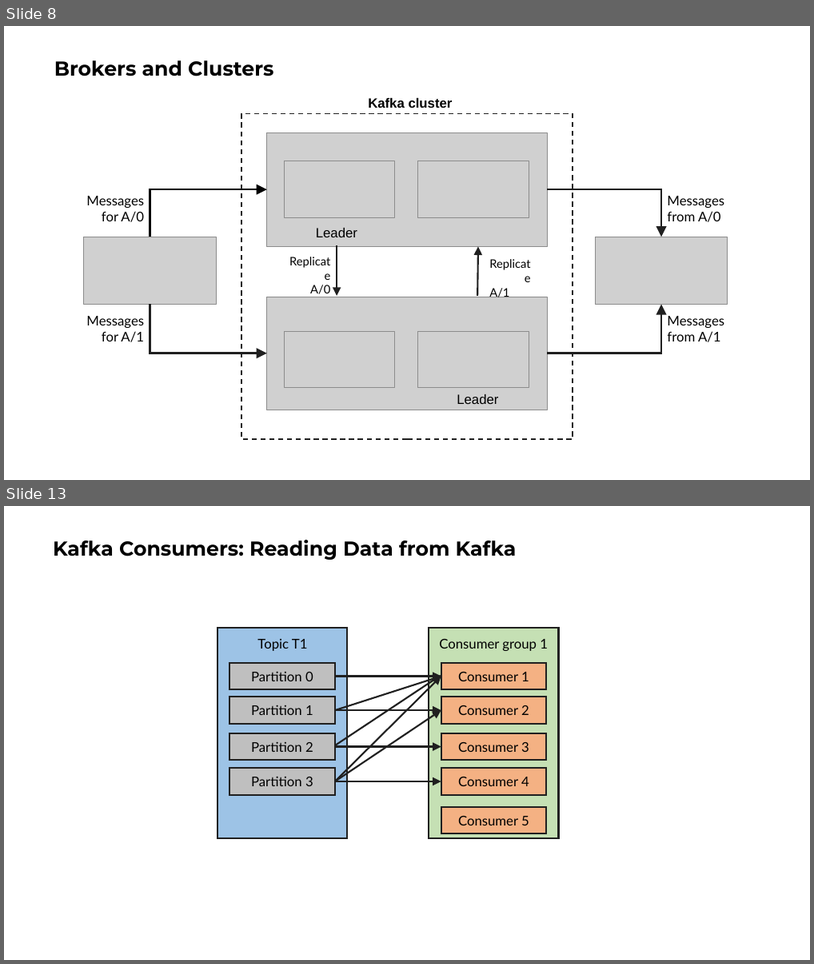
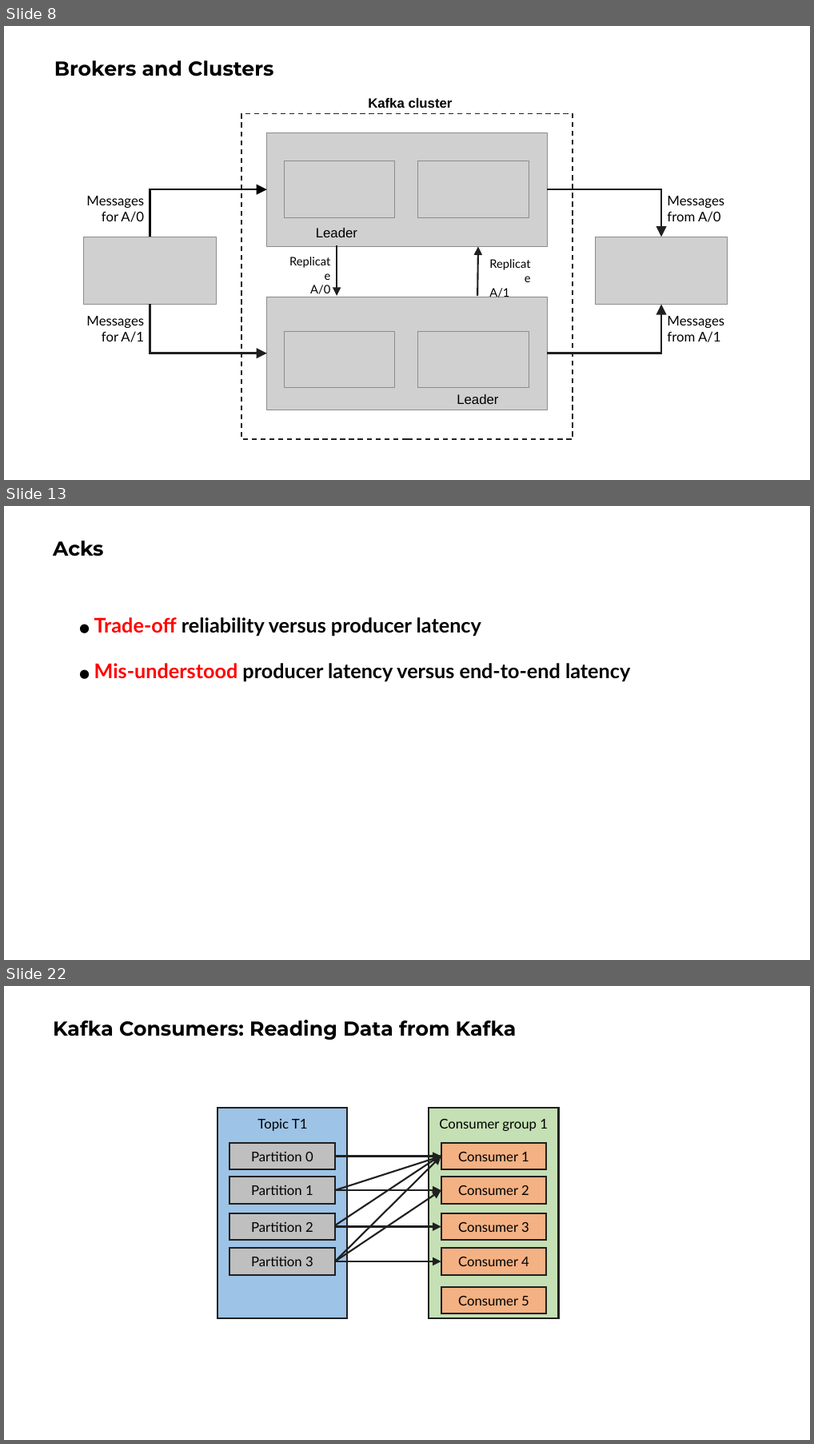
Before and after one commit to ngoctd314/tech-talk, a slide deck: kafka/slide.pptx. Shown one above the other, each under a label of ours: slides 8 and 13 before the commit, slides 8, 13 and 22 after it; the slides between them are not shown. The pictures are 814x964 and 814x1444 pixels, drawn with LibreOffice and Linux fonts; fonts in the diff are those of the drawing; grey boxes stand for pictures. Boxes give left, top, right and bottom in pixels: in the first picture for what was removed or moved away, otherwise in the second. Text is boxed around its words. In the diff, an @@ line names an element or a change of style, - is before the commit and + after.

```diff
--- a/kafka/slide.pptx
+++ b/kafka/slide.pptx
@@ slide 13 added at box(4, 506, 810, 960), background #FFFFFF @@
@@ title added at box(53, 540, 104, 556), 24 pt, text #000000, bold @@
+Acks
@@ text added at box(94, 617, 482, 636), 24 pt, text #000000, bold @@
+● Trade-off reliability versus producer latency
@@ text added at box(94, 663, 630, 682), 24 pt, text #000000, bold @@
+● Mis-understood producer latency versus end-to-end latency
@@ what was slide 13 is now slide 22 @@
```
Also in this commit, not shown: 8 slides changed, 20 other slides added, 6 slides removed, 4 other files.
